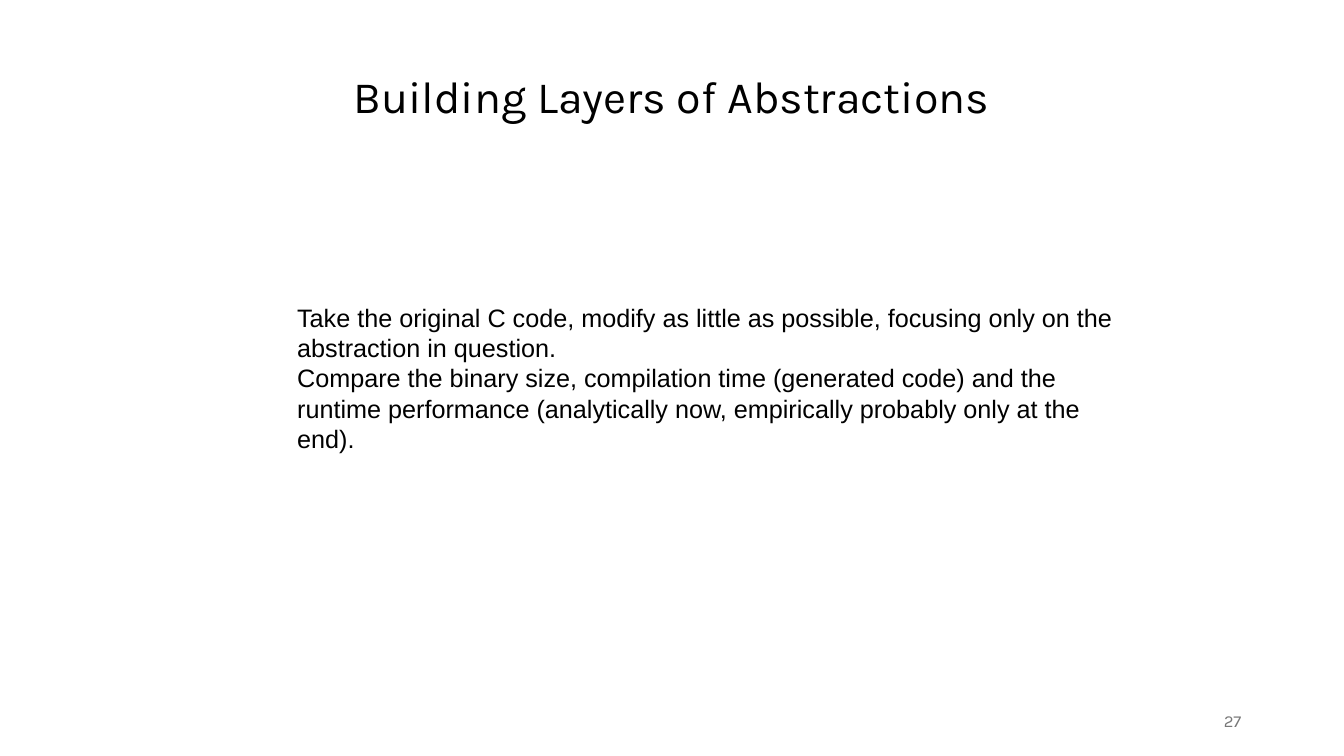
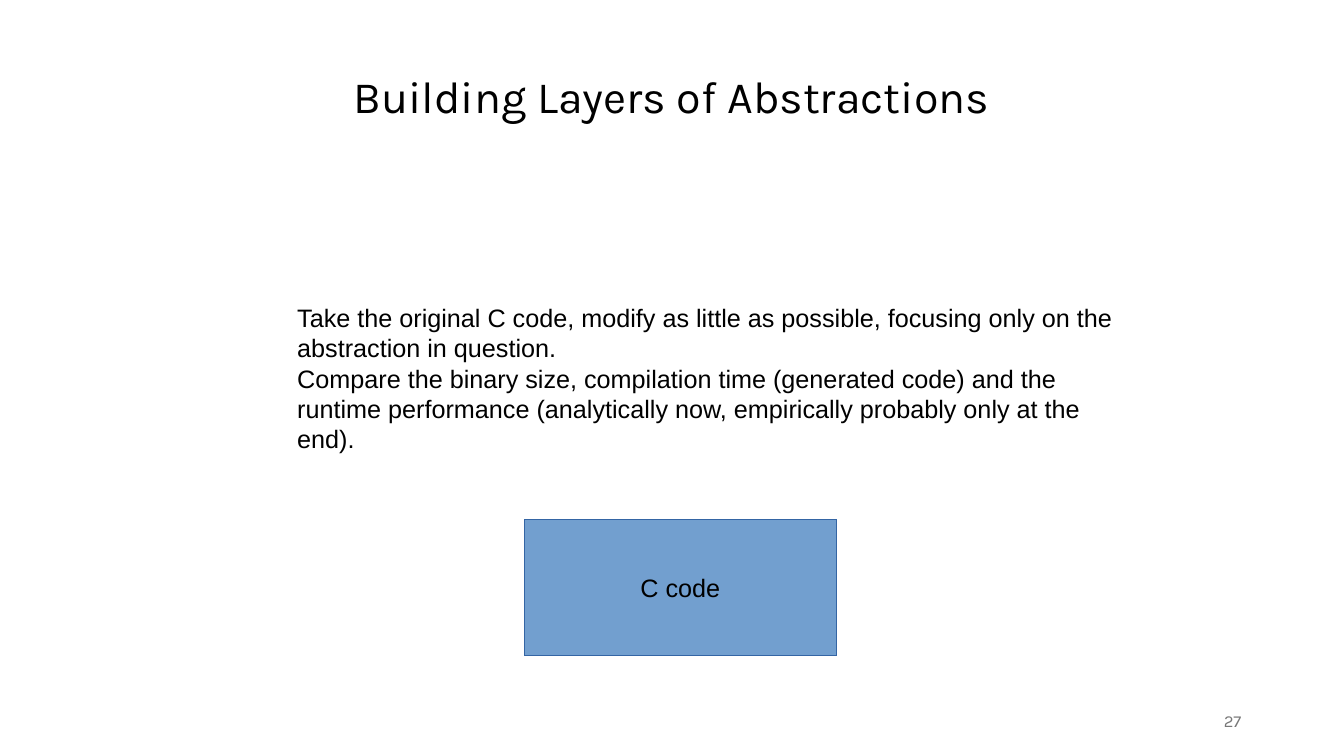
Before and after one commit to janos32783/cppcon_2024_cost_cpp_abstractions, a slide deck: slide 27 of presentation/cppcon.pptx. Drawn at 1344x756 pixels with LibreOffice and Linux fonts; fonts in the diff are those of the drawing. Boxes give left, top, right and bottom in pixels: in the first picture for what was removed or moved away, otherwise in the second. Text is boxed around its words. In the diff, an @@ line names an element or a change of style, - is before the commit and + after.

```diff
--- a/presentation/cppcon.pptx
+++ b/presentation/cppcon.pptx
@@ rectangle added at [524,519,837,655], fill #729FCF, outline #3465A4 0 pt, 18 pt, text #000000 @@
+C code
```
Also in this commit, not shown: 8 other slides changed, 15 slides added, 1 slide removed, 9 other files.
